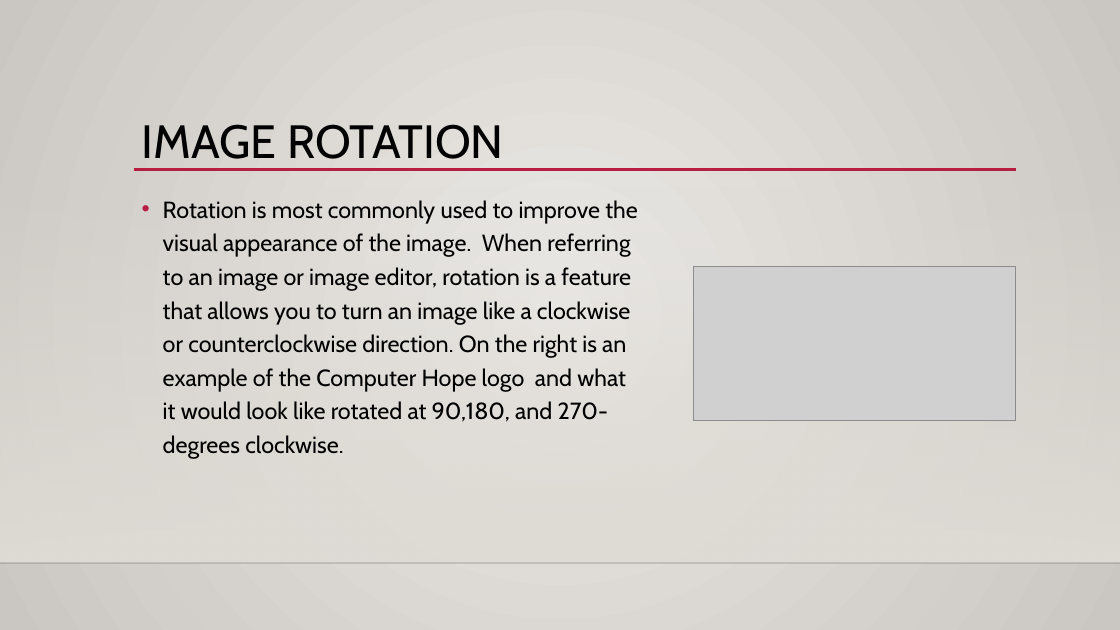
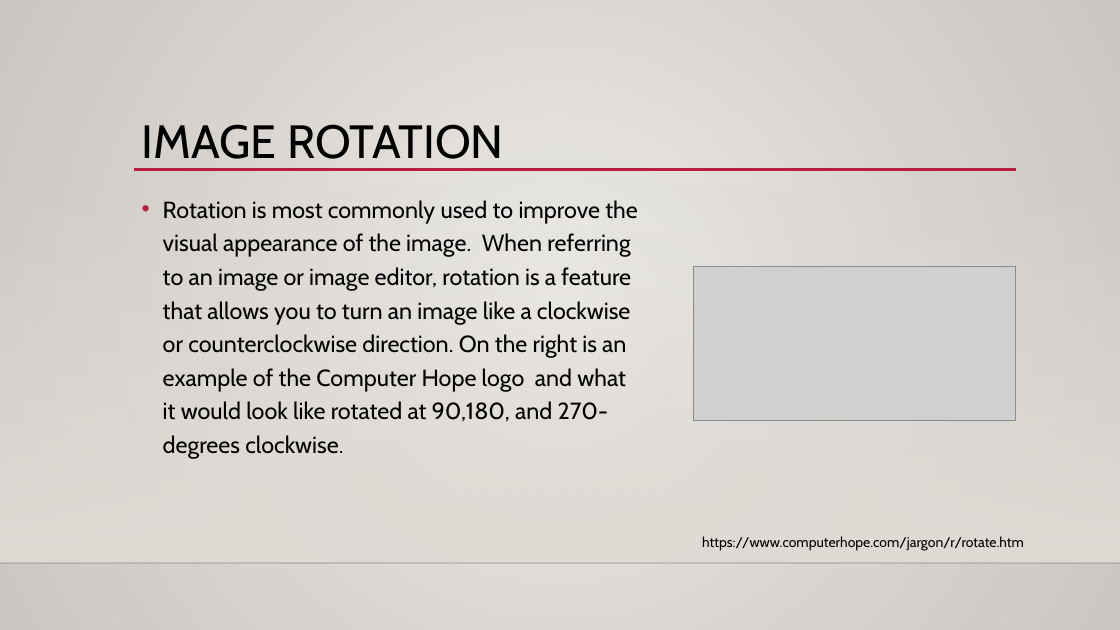
Before and after one commit to michaeltran/DIP-Image-Geometric-Transformation, a slide deck: slide 20 of DIP_Presentation.pptx (slide 17 before the commit). Drawn at 1120x630 pixels with LibreOffice and Linux fonts; fonts in the diff are those of the drawing; grey boxes stand for pictures; background and template pictures are left out. Boxes give left, top, right and bottom in pixels: in the first picture for what was removed or moved away, otherwise in the second. Text is boxed around its words. In the diff, an @@ line names an element or a change of style, - is before the commit and + after.

```diff
--- a/DIP_Presentation.pptx
+++ b/DIP_Presentation.pptx
@@ text added at (702, 536, 1024, 551), 12 pt, text #000000 @@
+https://www.computerhope.com/jargon/r/rotate.htm
```
Also in this commit, not shown: 17 other slides changed, 3 slides added.
